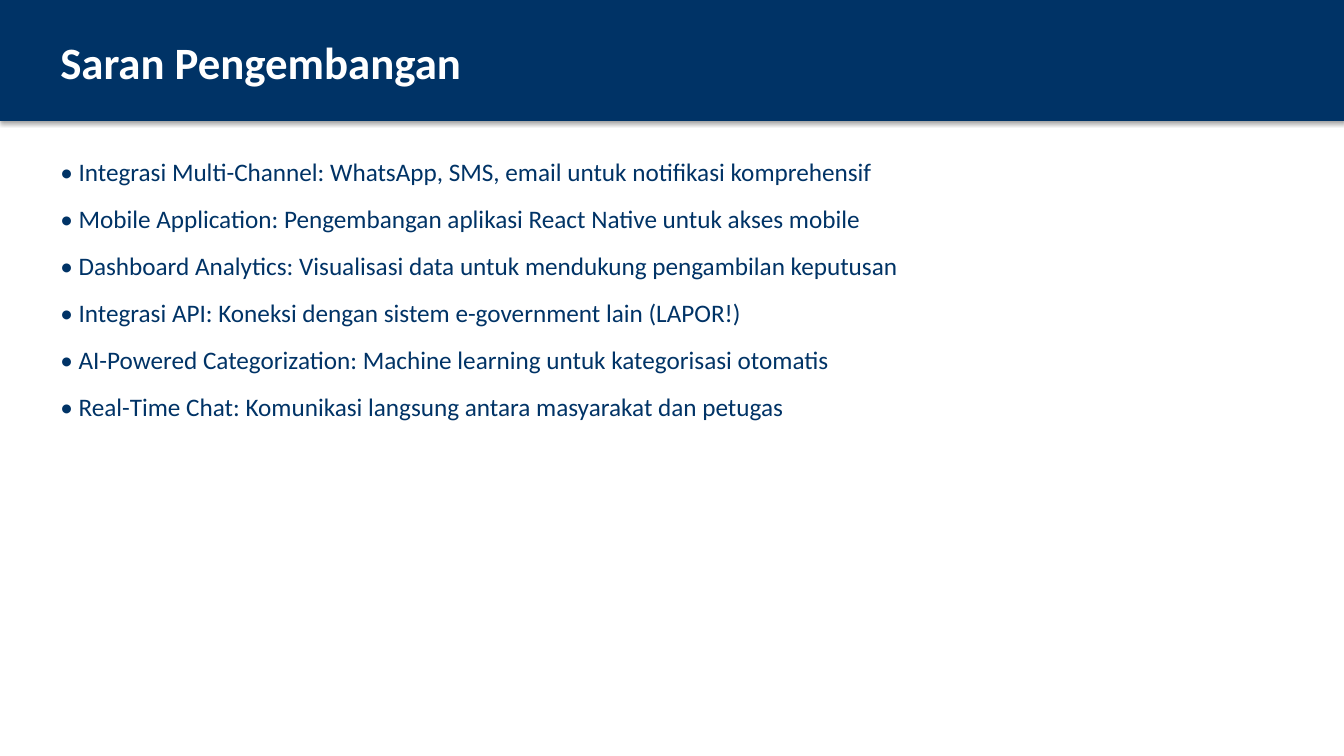
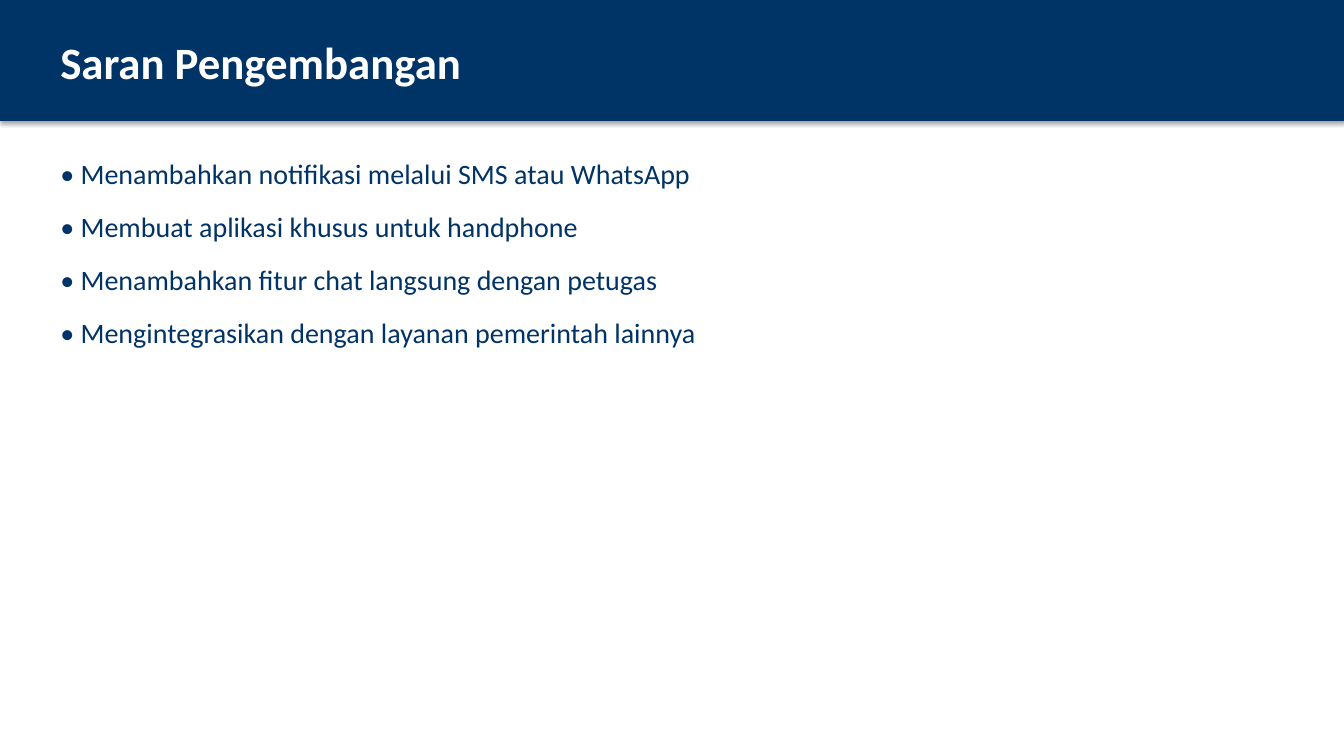
Before and after one commit to irfan-ghzl/CRM, a slide deck: slide 22 of PRESENTASI_SISTEM_PENGADUAN_MASYARAKAT.pptx. Drawn at 1344x756 pixels with LibreOffice and Linux fonts; fonts in the diff are those of the drawing. Boxes give left, top, right and bottom in pixels: in the first picture for what was removed or moved away, otherwise in the second. Text is boxed around its words. In the diff, an @@ line names an element or a change of style, - is before the commit and + after.

```diff
--- a/PRESENTASI_SISTEM_PENGADUAN_MASYARAKAT.pptx
+++ b/PRESENTASI_SISTEM_PENGADUAN_MASYARAKAT.pptx
@@ text at <box>81,164,695,348</box>: text changed; size 18 to 20 pt @@
-• Integrasi Multi-Channel: WhatsApp, SMS, email untuk notifikasi komprehensif
-• Mobile Application: Pengembangan aplikasi React Native untuk akses mobile
-• Dashboard Analytics: Visualisasi data untuk mendukung pengambilan keputusan
-• Integrasi API: Koneksi dengan sistem e-government lain (LAPOR!)
-• AI-Powered Categorization: Machine learning untuk kategorisasi otomatis
-• Real-Time Chat: Komunikasi langsung antara masyarakat dan petugas
+• Menambahkan notifikasi melalui SMS atau WhatsApp
+• Membuat aplikasi khusus untuk handphone
+• Menambahkan fitur chat langsung dengan petugas
+• Mengintegrasikan dengan layanan pemerintah lainnya
```
Also in this commit, not shown: 14 other slides changed, 5 slides added, 5 slides removed.
